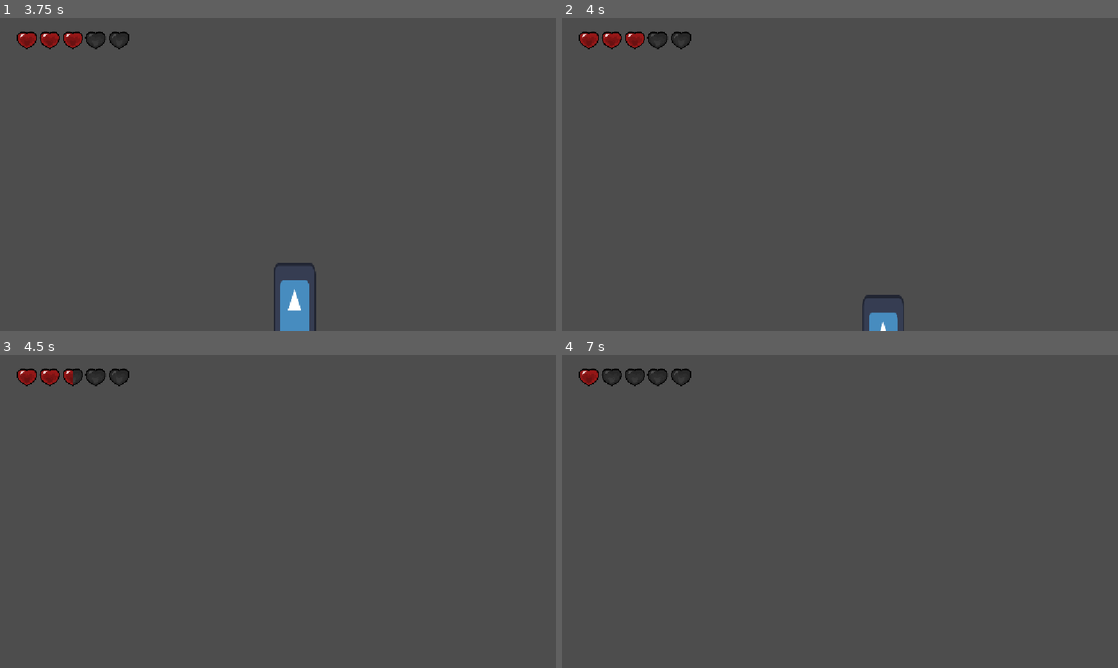
Above: before the commit, frames 1-4 (two rows, left to right).
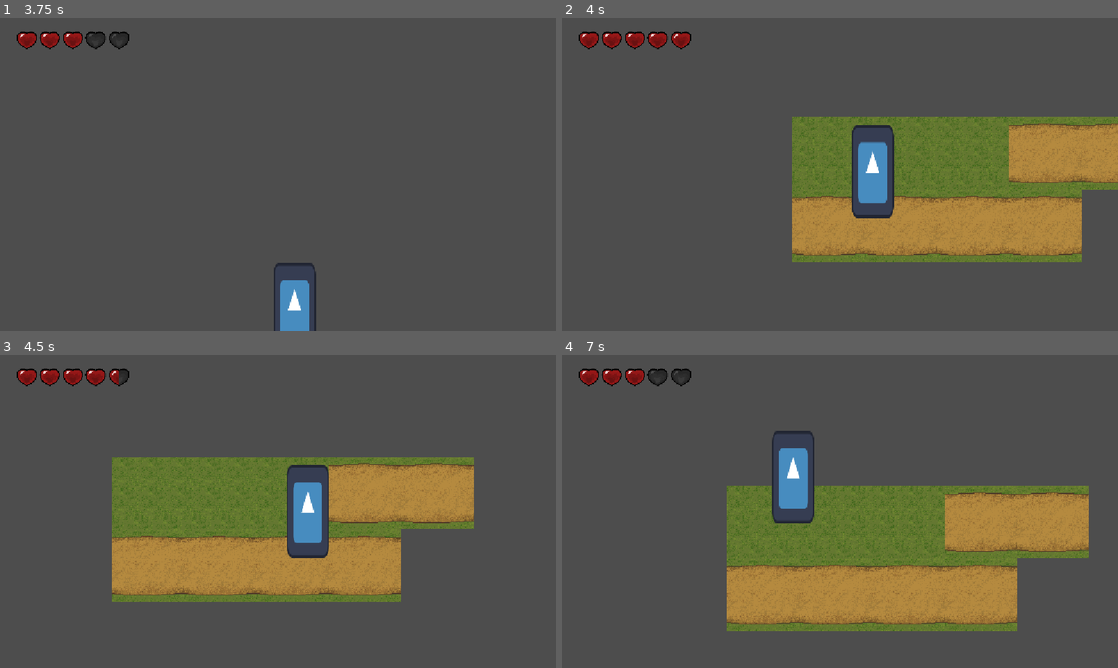
Above: after the commit, the same moments.

Repository: Dekoder-py/DaydreamProject
Game: Godot game, scene res://scenes/start_menu.tscn
Two runs of this game, one before a commit and one after it. Both use one fixed random seed, a clock stepped at 60 frames per second and the inputs below. The engine's default icon, where the game draws it, is replaced by a stand-in: a white triangle on a blue panel in a dark square. Sound files missing from this copy of the repository are replaced by a short silence.
Inputs:
- Up to frame 1 (3.75 s): click "Start!" at 0.5 s; tap Enter at 1.25 s; hold Right (right) 1.28-2.78 s; tap X (shoot) every 0.75 s from 1.35 to 3.6 s; tap W (jump) at 1.52, 2.27 s; hold A (left) 2.78-3.53 s; hold Right (right) from 3.53 s (still down)
- Up to frame 2 (4 s): keep holding Right (right); tap W (jump) at 3.77 s
- Up to frame 3 (4.5 s): keep holding Right (right); tap X (shoot) at 4.35 s
- Up to frame 4 (7 s): tap W (jump) at 4.52, 5.27, 6.77 s; release Right (right) at 5.03 s; hold A (left) 5.03-5.78 s; tap X (shoot) at 5.1, 5.85, 6.6 s; hold Right (right) 5.78-6.53 s; hold A (left) from 6.53 s (still down)

Frame 1 is identical in both runs. In frame 2, 25% of the frame differs, in the area x 15-100%, y 4-100%; in frame 3, 26%; in frame 4, 28%, in the area x 7-95%, y 4-89%.

Commit message:
add killzone

Diff:
--- /dev/null
+++ b/scenes/killzone.tscn
@@ -0,0 +1,18 @@
+[gd_scene load_steps=3 format=3 uid="uid://becdtkvp0qkta"]
+
+[ext_resource type="Script" uid="uid://ctiarjuax83xj" path="res://scripts/killzone.gd" id="1_6ib8s"]
+[ext_resource type="AudioStream" uid="uid://c8ffi1umtp2gt" path="res://assets/death.wav" id="2_i77c3"]
+
+[node name="Killzone" type="Area2D"]
+collision_mask = 2
+script = ExtResource("1_6ib8s")
+
+[node name="Timer" type="Timer" parent="."]
+wait_time = 0.1
+one_shot = true
+
+[node name="DeathSound" type="AudioStreamPlayer" parent="."]
+stream = ExtResource("2_i77c3")
+
+[connection signal="body_entered" from="." to="." method="_on_body_entered"]
+[connection signal="timeout" from="Timer" to="." method="_on_timer_timeout"]
--- a/scenes/level_one.tscn
+++ b/scenes/level_one.tscn
@@ -1,8 +1,12 @@
-[gd_scene load_steps=6 format=4 uid="uid://d1r3ymhubxgji"]
-
+[gd_scene load_steps=8 format=4 uid="uid://d1r3ymhubxgji"]
+
+[ext_resource type="PackedScene" uid="uid://becdtkvp0qkta" path="res://scenes/killzone.tscn" id="1_5rfim"]
 [ext_resource type="PackedScene" uid="uid://bbqret6bimjuv" path="res://scenes/player.tscn" id="1_cd1xg"]
 [ext_resource type="Texture2D" uid="uid://d31t2qq7o2kbp" path="res://assets/contryside tilemap.png" id="2_843q2"]
 [ext_resource type="PackedScene" uid="uid://cmu2clkq2r62l" path="res://scenes/hud.tscn" id="2_t18mc"]
+
+[sub_resource type="WorldBoundaryShape2D" id="WorldBoundaryShape2D_r4wdr"]
+distance = -611.0
 
 [sub_resource type="TileSetAtlasSource" id="TileSetAtlasSource_5rfim"]
 texture = ExtResource("2_843q2")
@@ -688,6 +692,11 @@
 
 [node name="LevelOne" type="Node2D"]
 
+[node name="Killzone" parent="." instance=ExtResource("1_5rfim")]
+
+[node name="CollisionShape2D" type="CollisionShape2D" parent="Killzone"]
+shape = SubResource("WorldBoundaryShape2D_r4wdr")
+
 [node name="HUD" parent="." instance=ExtResource("2_t18mc")]
 
 [node name="Midground" type="TileMapLayer" parent="."]
--- a/scenes/player.tscn
+++ b/scenes/player.tscn
@@ -9,6 +9,7 @@
 size = Vector2(58, 130)
 
 [node name="Player" type="CharacterBody2D"]
+collision_layer = 2
 script = ExtResource("1_g2els")
 
 [node name="Sprite" type="Sprite2D" parent="."]
--- /dev/null
+++ b/scripts/killzone.gd
@@ -0,0 +1,10 @@
+extends Area2D
+
+@onready var timer: Timer = $Timer
+@onready var death_sound: AudioStreamPlayer = $DeathSound
+
+
+func _on_body_entered(body: Node2D) -> void:
+	death_sound.play()
+	await death_sound.finished
+	get_tree().reload_current_scene()
Not shown, added: scripts/killzone.gd.uid
